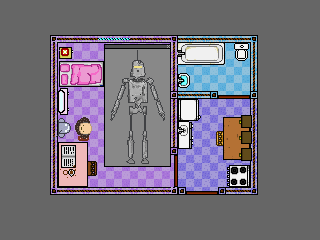
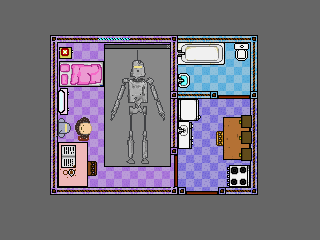
Layers edited between the first and the second 320x240 image:
painted on "Layer 13" over [65, 124, 69, 132]
